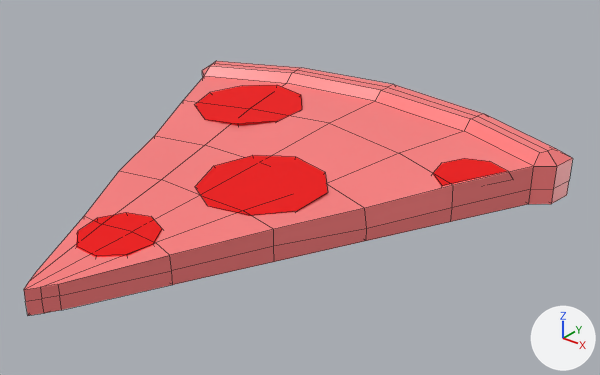
A saved change to the OBJ model Assets/NewSlices/OBJ Files/RedSlice.obj.
Rendered twice from a 50 mm camera at (1.107, -0.67, 0.822) aimed at (0.088, 0.604, 0.032). The axes (+X, +Y, +Z) are drawn at lower right. The lights are the same throughout. Mesh edges are drawn as thin lines. Where no turn or scale is listed for an object, it has been applied to the vertices.

The first picture shows 'Pizza_Slice_Cube.003'.
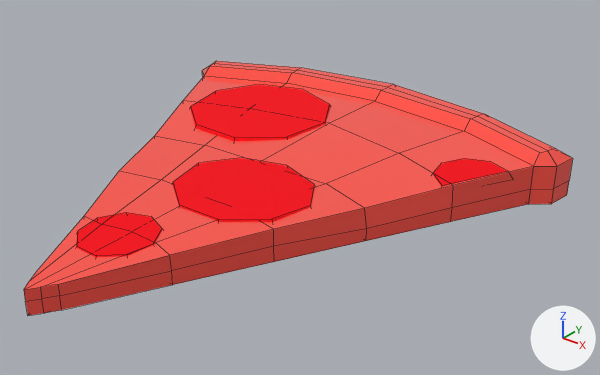
What differs and where, as boxes (x1, y1, x2, y2) in the pictures (600 x 375 px):
'Pizza_Slice_Cube.003', recoloured, surface changed, reshaped
    both: (24, 61, 573, 316)
part 1 of me_pizza_slice_cube_003, rebuilt
    before: (195, 85, 302, 126)
    after: (190, 85, 331, 141)
part 2 of me_pizza_slice_cube_003, rebuilt
    before: (195, 155, 328, 216)
    after: (172, 158, 315, 222)

What changed in the scene script:
```text
Change mat_red:
    mat_red.base_color: (1.0, 0.212, 0.212) -> (1.0, 0.0849, 0.0621)  # red #ff7f7f -> red #ff5246
    mat_red.roughness: 0.4 -> 0.0
Change me_pizza_slice_cube_003:
    where me_pizza_slice_cube_003.from_pydata(...)  # 180 vertices, 153 faces; spans x -0.536..0.536, y -0.032..1.132, z 0.002..0.115
    used by ob_pizza_slice_cube_003; location = (0.0, 0.0, 0.0)
    me_pizza_slice_cube_003 part 1: the loose piece of 18 vertices spanning x -0.381..-0.109, y 0.673..0.949, z 0.023..0.099 is rebuilt with 18 vertices and now spans x -0.395..0.021, y 0.605..0.986, z 0.029..0.101
    me_pizza_slice_cube_003 part 2: the loose piece of 18 vertices spanning x -0.068..0.205, y 0.361..0.637, z 0.01..0.083 is rebuilt with 18 vertices and now spans x -0.122..0.236, y 0.309..0.618, z 0.002..0.081
```
